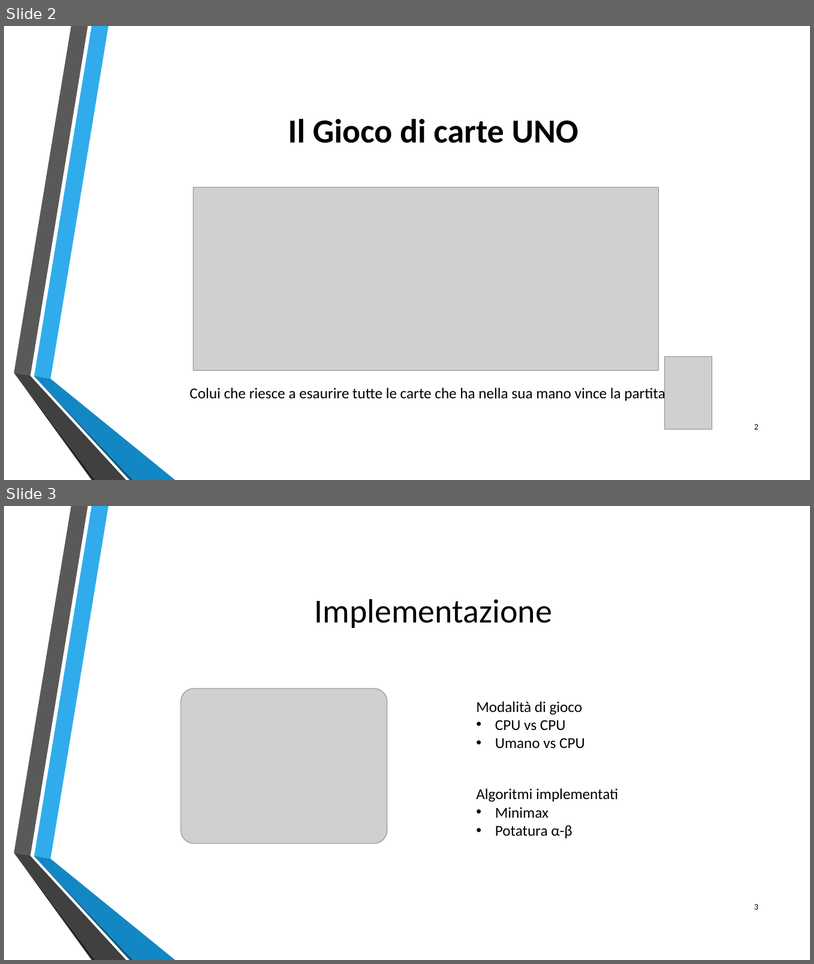
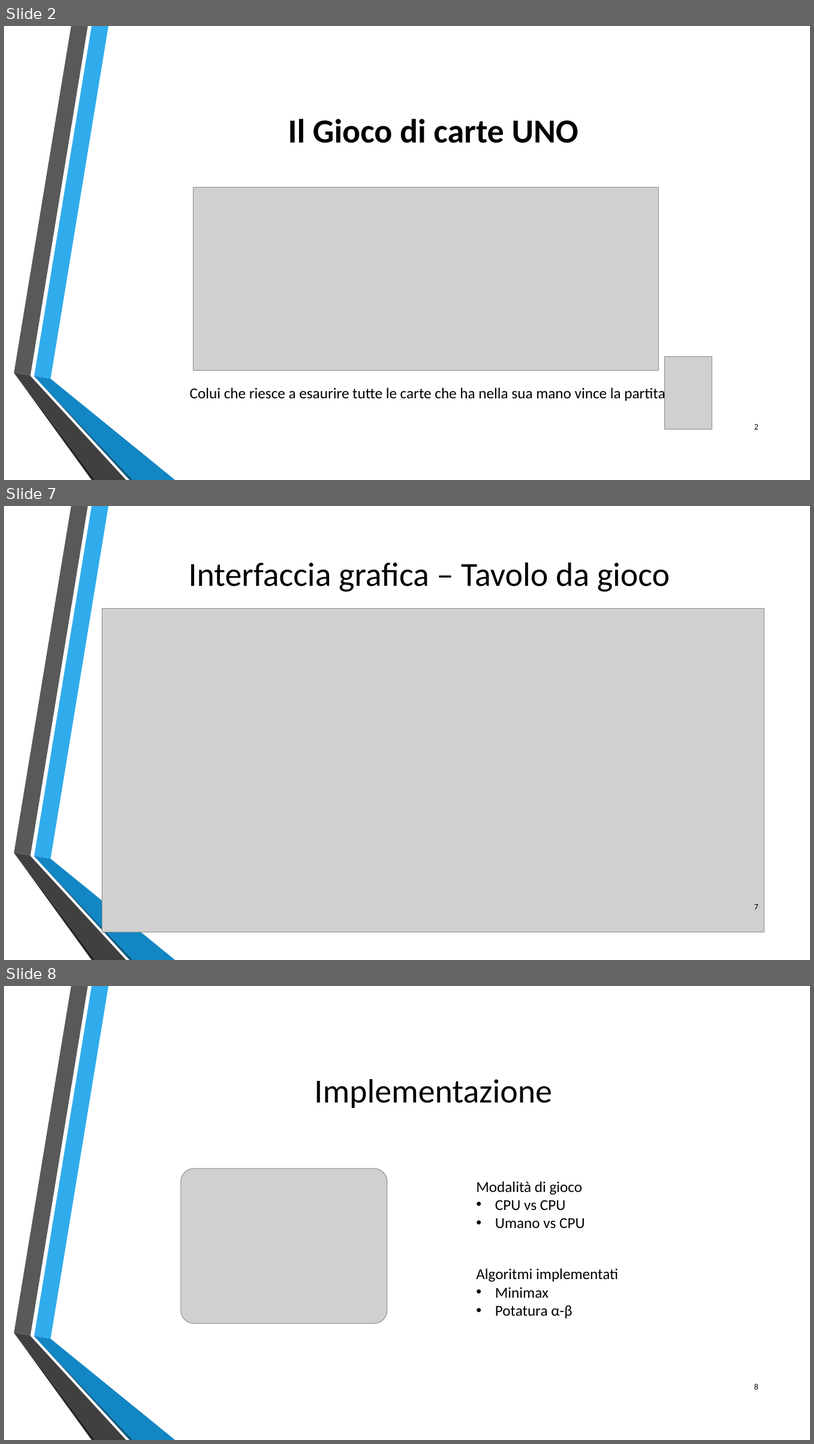
Before and after one commit to trueGek/artificial_intelligence, a slide deck: presentazione/Intelligenza Artificiale.pptx. Shown one above the other, each under a label of ours: slides 2 and 3 before the commit, slides 2, 7 and 8 after it; the slides between them are not shown. The pictures are 814x964 and 814x1444 pixels, drawn with LibreOffice and Linux fonts; fonts in the diff are those of the drawing; grey boxes stand for pictures; background and template pictures are left out. Boxes give left, top, right and bottom in pixels: in the first picture for what was removed or moved away, otherwise in the second. Text is boxed around its words. In the diff, an @@ line names an element or a change of style, - is before the commit and + after.

```diff
--- a/presentazione/Intelligenza Artificiale.pptx
+++ b/presentazione/Intelligenza Artificiale.pptx
@@ slide 7 added at <box>4,506,810,960</box>, background picture (left out); not listed: 6 template elements that a slide beside it also shows @@
@@ title added at <box>189,562,670,592</box>, 40 pt, text #000000 @@
+Interfaccia grafica – Tavolo da gioco
@@ picture added at <box>102,608,765,932</box> @@
@@ page number added at <box>755,904,759,909</box>, 10 pt, text #000000 @@
+7
@@ what was slide 3 is now slide 8 @@
@@ page number at <box>755,1383,759,1389</box>: text changed @@
-3
+8
```
Also in this commit, not shown: 4 other slides added, 1 slide removed.
